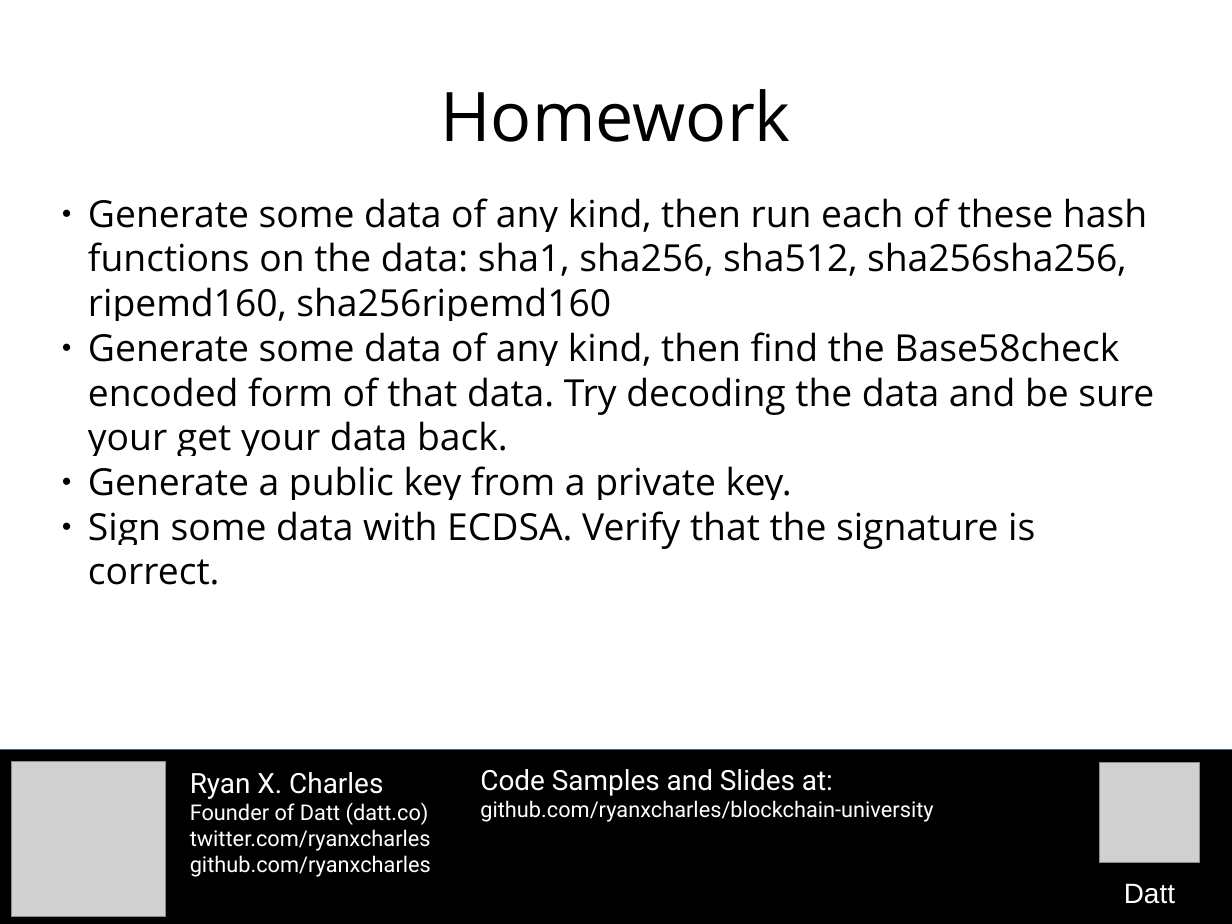
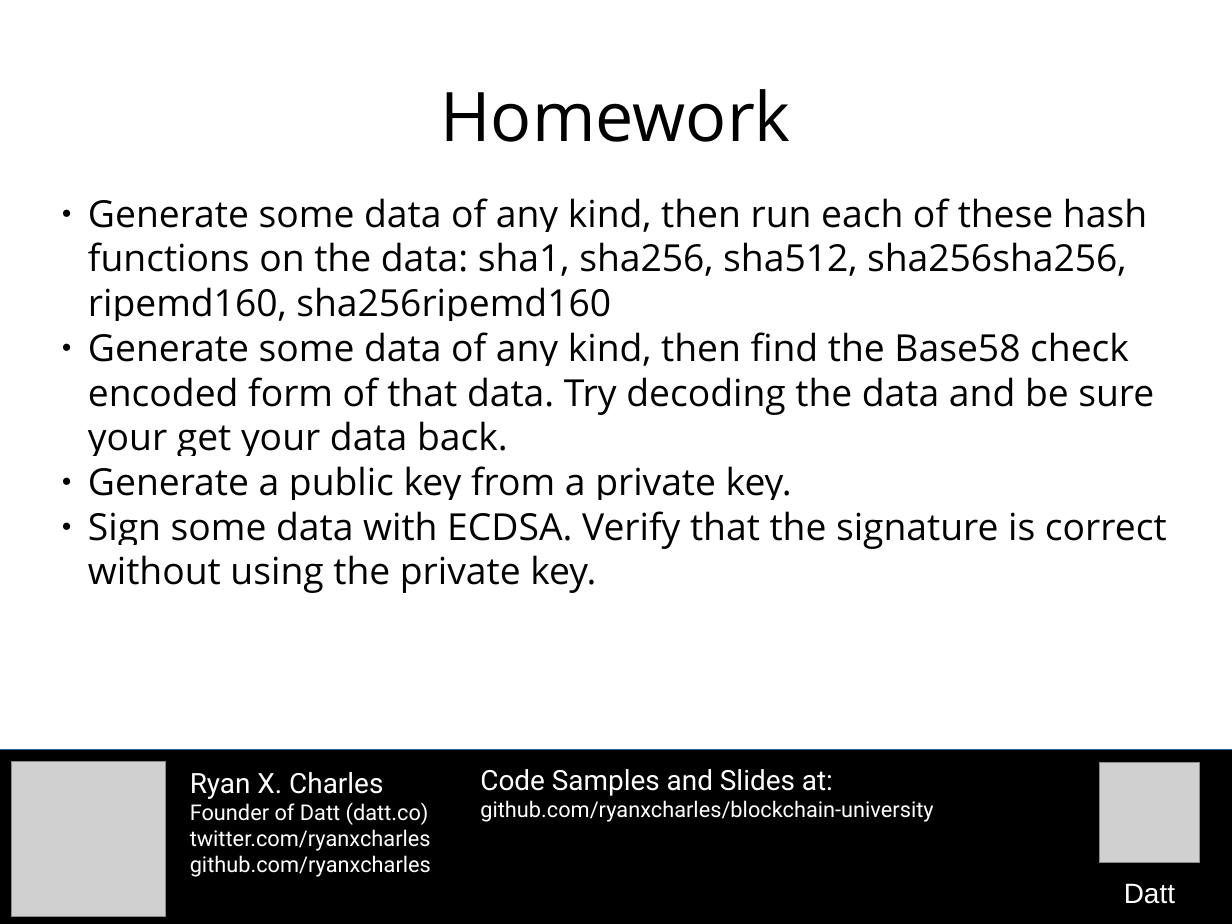
Before and after one commit to camelash/blockchain-university, a slide deck: slide 32 of slides/2015-10-26-bitcoin-cryptography.odp. Drawn at 1232x924 pixels with LibreOffice and Linux fonts; fonts in the diff are those of the drawing; grey boxes stand for pictures. Boxes give left, top, right and bottom in pixels: in the first picture for what was removed or moved away, otherwise in the second. Text is boxed around its words. In the diff, an @@ line names an element or a change of style, - is before the commit and + after.

```diff
--- a/slides/2015-10-26-bitcoin-cryptography.odp
+++ b/slides/2015-10-26-bitcoin-cryptography.odp
@@ subtitle at (x1=88, y1=332, x2=1154, y2=456): spaces changed @@
-● Generate some data of any kind, then find the Base58check encoded form of that data. Try decoding the data and be sure your get your data back.
+● Generate some data of any kind, then find the Base58 check encoded form of that data. Try decoding the data and be sure your get your data back.
@@ subtitle at (x1=88, y1=511, x2=1167, y2=593): text changed @@
-● Sign some data with ECDSA. Verify that the signature is correct.
+● Sign some data with ECDSA. Verify that the signature is correct without using the private key.
```
Also in this commit, not shown: 2 other slides changed, 1 other file.
